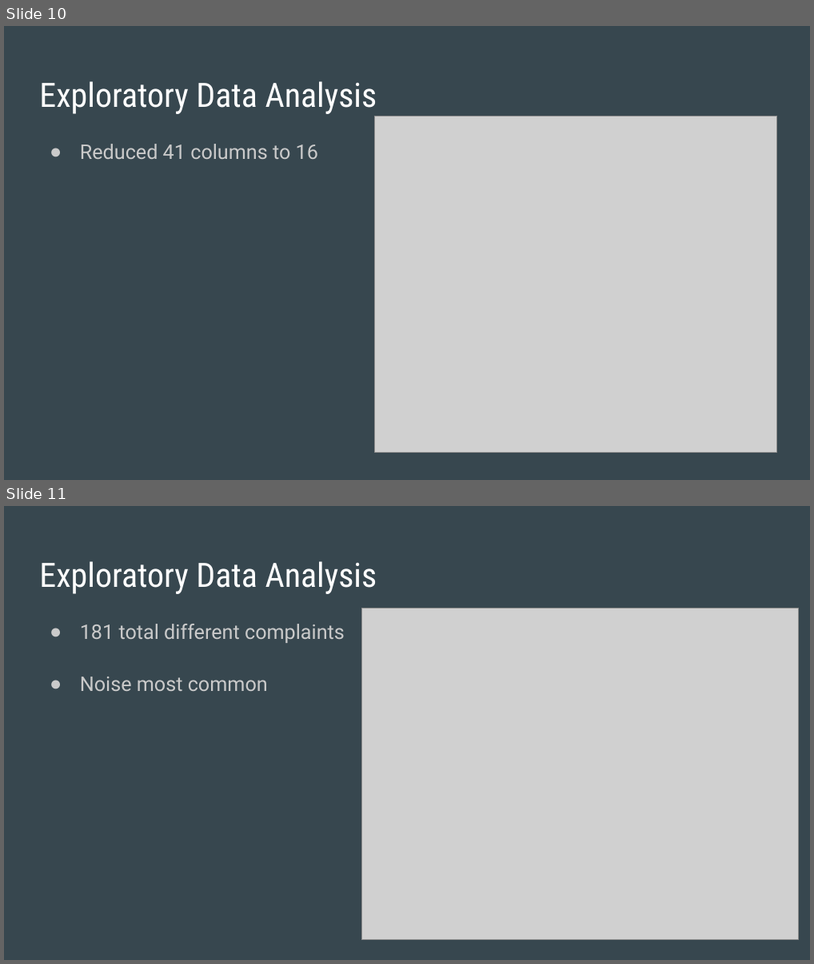
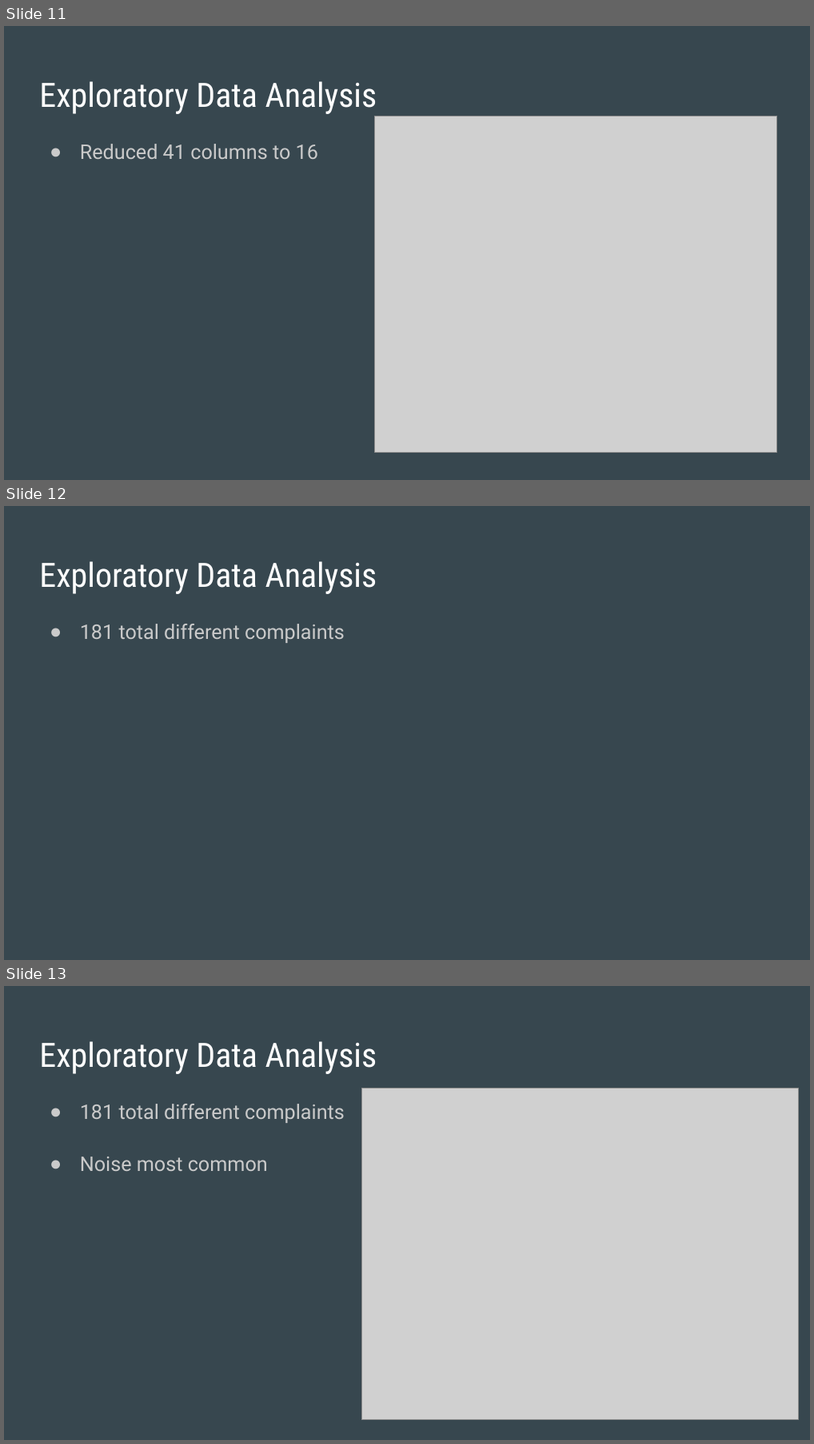
Before and after one commit to outofthenorm27/NYC-OpenData, a slide deck: Resources/Panaseer_Presentation.pptx. Shown one above the other, each under a label of ours: slides 10 and 11 before the commit, slides 11, 12 and 13 after it. The pictures are 814x964 and 814x1444 pixels, drawn with LibreOffice and Linux fonts; fonts in the diff are those of the drawing; grey boxes stand for pictures. Boxes give left, top, right and bottom in pixels: in the first picture for what was removed or moved away, otherwise in the second. Text is boxed around its words. In the diff, an @@ line names an element or a change of style, - is before the commit and + after.

```diff
--- a/Resources/Panaseer_Presentation.pptx
+++ b/Resources/Panaseer_Presentation.pptx
@@ slide 12 added at [4, 506, 810, 960], background #37474F @@
@@ title added at [39, 561, 378, 594], 30 pt, text #FFFFFF @@
+Exploratory Data Analysis
@@ text added at [80, 624, 345, 643], 18 pt, text #CACACA @@
+● 181 total different complaints
@@ what was slide 10 is now slide 11 @@
@@ what was slide 11 is now slide 13 @@
```
Also in this commit, not shown: 1 slide changed, 7 other slides added.
